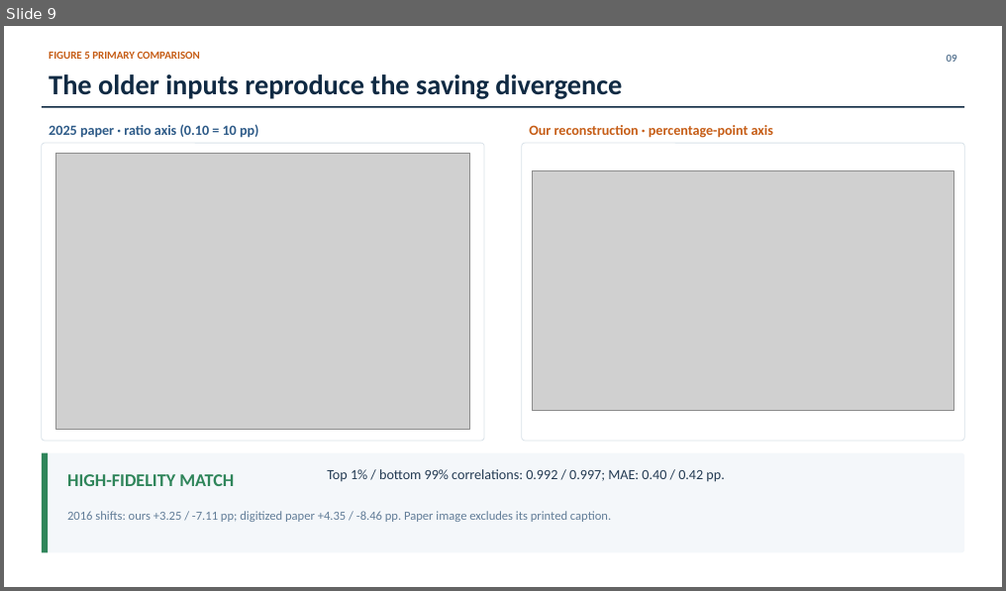
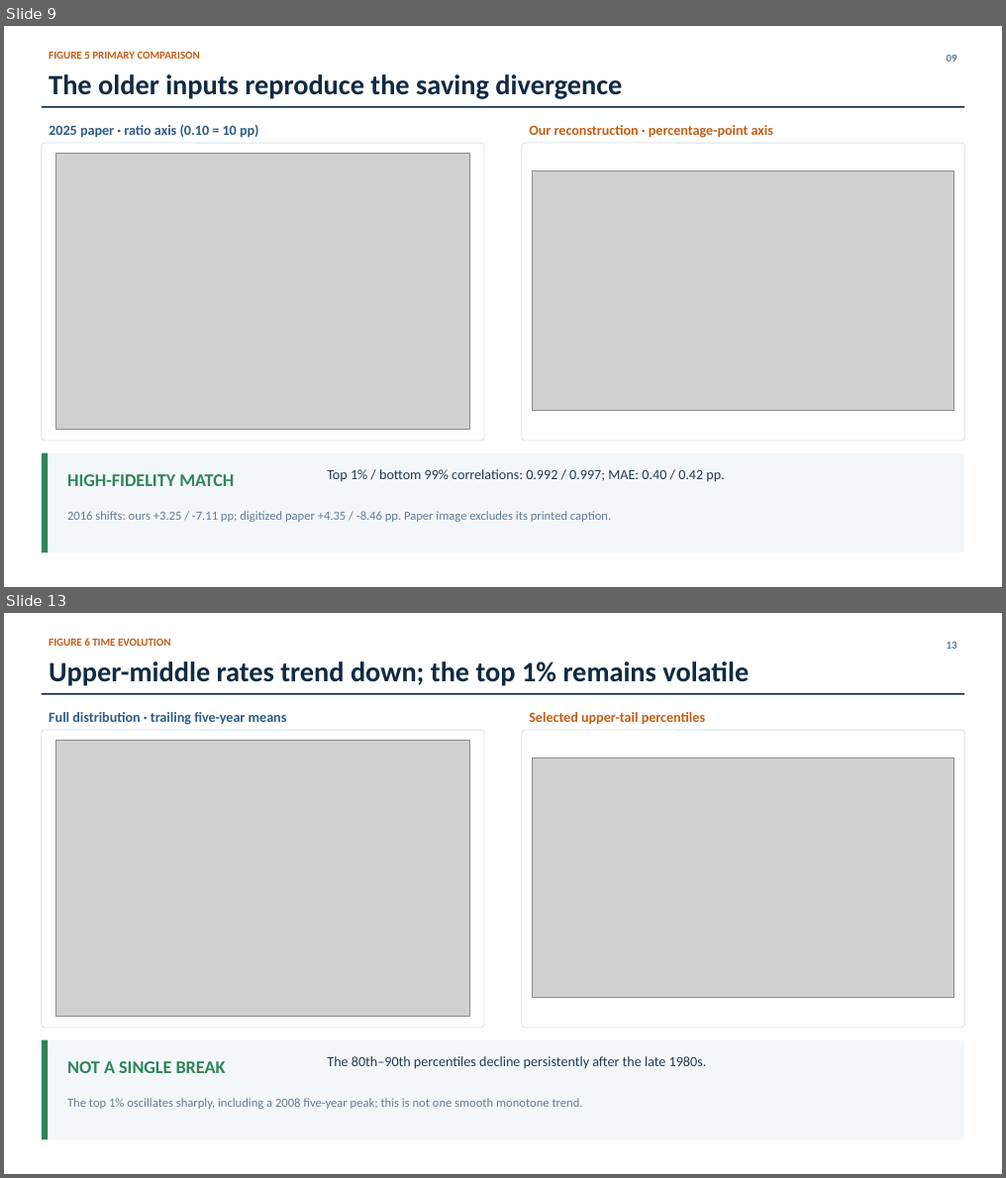
Before and after one commit to lorenz-gorini/mian-sufi-straub2025-saving-glut-replication, a slide deck: Presentation/4_figure_comparison/presentation.pptx. Shown one above the other, each under a label of ours: slide 9 before the commit, slides 9 and 13 after it; the slides between them are not shown. The pictures are 1006x591 and 1006x1178 pixels, drawn with LibreOffice and Linux fonts; fonts in the diff are those of the drawing; grey boxes stand for pictures. Boxes give left, top, right and bottom in pixels: in the first picture for what was removed or moved away, otherwise in the second. Text is boxed around its words. In the diff, an @@ line names an element or a change of style, - is before the commit and + after.

Commit message:
Reconstruct Figure 6 and extend the comparison deck
- apply the 2025 saving-rate method to the 2021 authors-kit data
- add matched wealth-level and five-year evolution diagnostics
- integrate Figures 5 and 6 into the verified comparison presentation

```diff
--- a/Presentation/4_figure_comparison/presentation.pptx
+++ b/Presentation/4_figure_comparison/presentation.pptx
@@ slide 13 added at [4, 613, 1002, 1174], background #FFFFFF @@
@@ text added at [49, 638, 171, 646], 10.5 pt, text #C65D16, bold @@
+FIGURE 6 TIME EVOLUTION
@@ text added at [946, 642, 957, 649], 10.5 pt, text #627D98, bold @@
+13
@@ text added at [49, 662, 748, 686], 27 pt, text #102A43, bold @@
+Upper-middle rates trend down; the top 1% remains volatile
@@ rectangle added at [42, 693, 964, 694], fill #102A43 @@
@@ rounded rectangle added at [42, 730, 484, 1028], fill #FFFFFF, outline #D8E1E8 0.75 pt @@
@@ text added at [49, 712, 287, 725], 13.5 pt, text #2E5B88, bold @@
+Full distribution · trailing five-year means
@@ rounded rectangle added at [522, 730, 965, 1028], fill #FFFFFF, outline #D8E1E8 0.75 pt @@
@@ text added at [529, 712, 705, 725], 13.5 pt, text #C65D16, bold @@
+Selected upper-tail percentiles
@@ picture added at [55, 741, 469, 1017] @@
@@ picture added at [532, 759, 954, 998] @@
@@ rounded rectangle added at [42, 1041, 964, 1140], fill #F4F7FA @@
@@ rectangle added at [42, 1041, 48, 1140], fill #2F855A @@
@@ text added at [327, 1057, 707, 1069], 13.5 pt, text #243B53 @@
+The 80th–90th percentiles decline persistently after the late 1980s.
@@ text added at [67, 1061, 226, 1073], 17.2 pt, text #2F855A, bold @@
+NOT A SINGLE BREAK
@@ text added at [67, 1098, 583, 1109], 12 pt, text #627D98 @@
+The top 1% oscillates sharply, including a 2008 five-year peak; this is not one smooth monotone trend.
```
Also in this commit, not shown: 5 slides changed, 3 other slides added, 18 other files.
